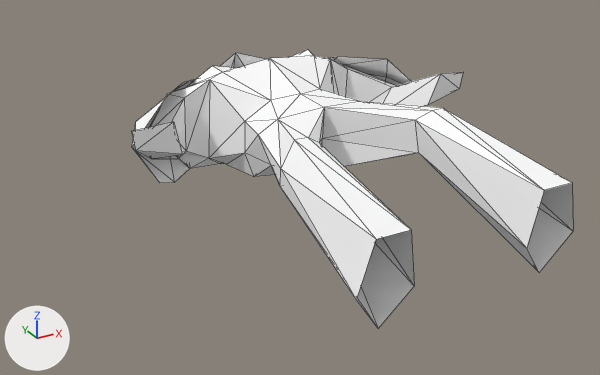
Two versions of the Blender file media/marine_textured.blend, one commit apart.
Both versions are drawn from a 50 mm camera at (-4.27, -4.75, 3.25) aimed at (-0.35, 2.37, -0.31). Arrows for +X, +Y and +Z are at lower left; the lights stay in place. Mesh edges are drawn as thin lines.

The scene before the commit, as lines of its bpy script (objects in view):
```python
me_cube_004 = bpy.data.meshes.new('Cube.004')
me_cube_004.from_pydata(...)  # 124 vertices, 214 faces; spans x -1.92..2.14, y -0.02..4.92, z -0.62..0.69
me_cube_004.materials.append(mat_material)  # its picture is missing
ob_cube_002 = bpy.data.objects.new('Cube.002', me_cube_004)
ob_cube_002.location = (0.098, -0.054, 0.048)
ob_cube_002.scale = (-1.0, 1.0, 1.0)
```
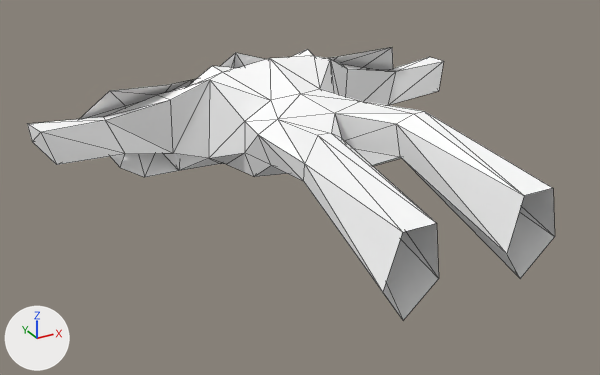
Location of each change, [x1, y1, x2, y2] in pixels of the pictures (600 x 375 px; the box of a moved part takes in the faces that stretch with it):
'Cube.002', reshaped (20% wider)
    before: [132, 49, 573, 329]
    after: [27, 47, 555, 320]
part 1 of me_cube_004, moved or reshaped
    before: [259, 120, 414, 329]
    after: [259, 120, 439, 320]
part 2 of me_cube_004, moved or reshaped
    before: [278, 94, 432, 166]
    after: [278, 94, 413, 166]
part 3 of me_cube_004, moved or reshaped
    before: [365, 101, 573, 273]
    after: [363, 101, 555, 279]
part 4 of me_cube_004, moved or reshaped
    before: [132, 79, 220, 183]
    after: [27, 80, 220, 177]
part 5 of me_cube_004, moved or reshaped
    before: [334, 57, 463, 106]
    after: [334, 47, 444, 105]

The edits, one by one:
me_cube_004 is used by ob_cube_002; location (0.098, -0.054, 0.048); scale (-1.0, 1.0, 1.0).
me_cube_004 had 124 vertices, 214 faces and spanned x -1.92..2.14, y -0.02..4.92, z -0.62..0.69.
me_cube_004 now has 124 vertices, 214 faces and spans x -2.57..2.83, y -0.02..4.92, z -0.62..0.69.
me_cube_004 part 1: all 11 vertices in x 0.67..1.27, y -0.02..1.66, z -0.62..0.54 are moved by (-0.25, 0.0, 0.0).
me_cube_004 part 2: all 3 vertices in x 0.11, y 2.51..2.55, z -0.26..0.46 are moved by (0.0, -0.22, 0.0).
me_cube_004 part 3: all 11 vertices in x -1.05..-0.45, y -0.02..1.66, z -0.58..0.58 are moved by (0.23, 0.0, 0.0).
Part 4, on me_cube_004:
Vertex 98 of me_cube_004 moves from (1.12, 3.92, -0.55) at pixel (189, 168) to (1.25, 3.92, -0.55) at pixel (178, 170).
Vertex 99 of me_cube_004 moves from (1.75, 3.44, 0.16) to (2.01, 4.18, 0.16) at pixel (103, 116).
Vertex 100 of me_cube_004 moves from (1.71, 3.5, -0.16) at pixel (151, 158) to (1.94, 4.19, -0.15).
Vertex 101 of me_cube_004 moves from (1.42, 3.46, -0.2) at pixel (178, 158) to (1.88, 3.9, -0.21) at pixel (125, 153).
Vertex 102 of me_cube_004 moves from (1.56, 3.34, 0.21) to (2.05, 3.96, 0.2) at pixel (105, 120).
Vertex 103 of me_cube_004 moves from (1.74, 2.64, 0.52) at pixel (173, 121) to (2.77, 3.87, 0.21) at pixel (40, 132).
Vertex 104 of me_cube_004 moves from (1.64, 2.72, 0.14) at pixel (182, 154) to (2.66, 3.83, -0.17) at pixel (56, 164).
Vertex 105 of me_cube_004 moves from (2.14, 2.73, 0.47) at pixel (131, 131) to (2.83, 4.28, 0.19) at pixel (27, 123).
Vertex 106 of me_cube_004 moves from (2.11, 2.74, 0.26) at pixel (135, 150) to (2.8, 4.27, -0.02) at pixel (32, 141).
Vertex 107 of me_cube_004 moves from (1.99, 3.27, 0.1) at pixel (131, 147) to (2.26, 4.35, 0.11).
Vertex 108 of me_cube_004 moves from (1.52, 3.41, 0.54) at pixel (166, 96) to (1.98, 3.93, 0.53) at pixel (109, 90).
Vertex 109 of me_cube_004 moves from (1.63, 3.52, -0.47) at pixel (159, 182) to (1.89, 4.14, -0.47) at pixel (120, 167).
Vertex 110 of me_cube_004 moves from (1.78, 3.85, -0.18) at pixel (135, 151) to (1.64, 4.36, -0.15).
Vertex 111 of me_cube_004 moves from (1.77, 3.77, 0.19) at pixel (135, 121) to (1.71, 4.3, 0.22) at pixel (125, 105).
Vertex 112 of me_cube_004 moves from (1.14, 3.93, 0.5) at pixel (182, 82) to (1.27, 3.94, 0.5) at pixel (171, 84).
Vertex 113 of me_cube_004 moves from (1.4, 3.68, -0.58) at pixel (174, 182) to (1.65, 3.98, -0.58) at pixel (144, 177).
Vertex 114 of me_cube_004 moves from (1.21, 4.38, -0.27) to (1.26, 4.4, -0.27).
Vertex 115 of me_cube_004 moves from (1.18, 4.3, 0.27) at pixel (168, 94) to (1.24, 4.32, 0.27).
Vertex 116 of me_cube_004 moves from (1.28, 4.05, -0.35) to (1.38, 4.09, -0.36) at pixel (162, 152).
Vertex 117 of me_cube_004 moves from (1.29, 4.06, 0.36) at pixel (167, 93) to (1.39, 4.09, 0.35) at pixel (157, 94).
Vertex 118 of me_cube_004 moves from (1.19, 3.81, -0.28) at pixel (186, 151) to (1.34, 3.84, -0.29) at pixel (173, 153).
Vertex 119 of me_cube_004 moves from (1.18, 3.76, 0.38) at pixel (184, 97) to (1.34, 3.78, 0.37) at pixel (170, 99).
me_cube_004 part 5: 14 of 124 vertices moved; they spanned x -1.92..-1.18, y 2.65..3.85, z -0.54..0.58 and now span x -2.57..-1.41, y 3.77..4.31, z -0.55..0.57; mean shift (-0.4, 0.76, -0.08); largest move (-1.92, 2.74, 0.51) -> (-2.57, 4.24, 0.26).
